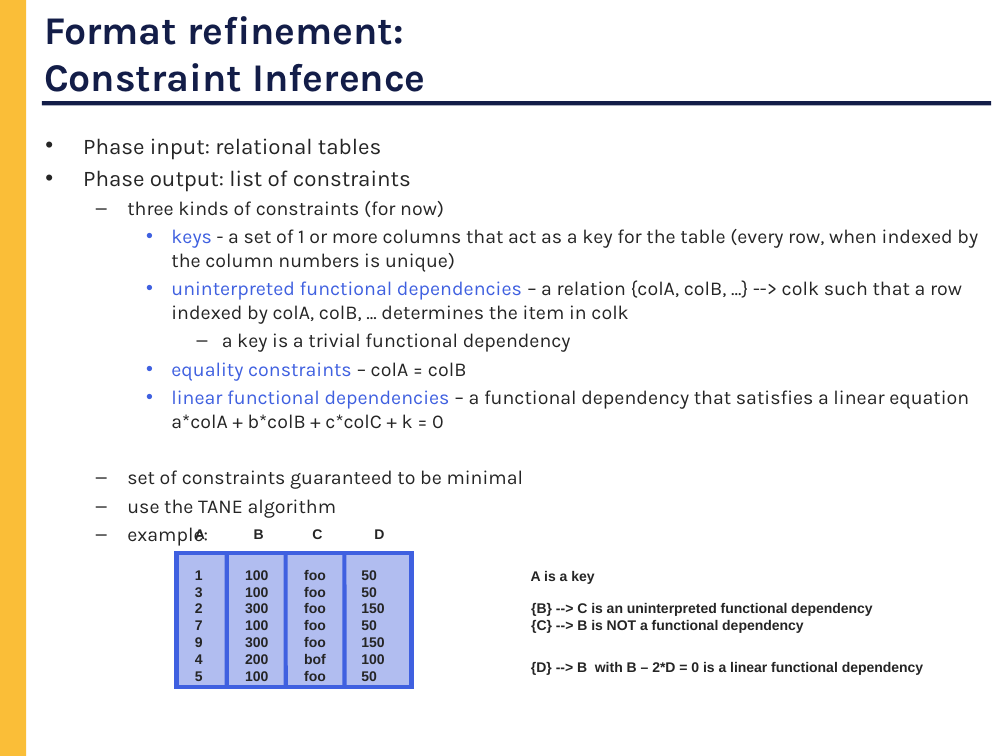
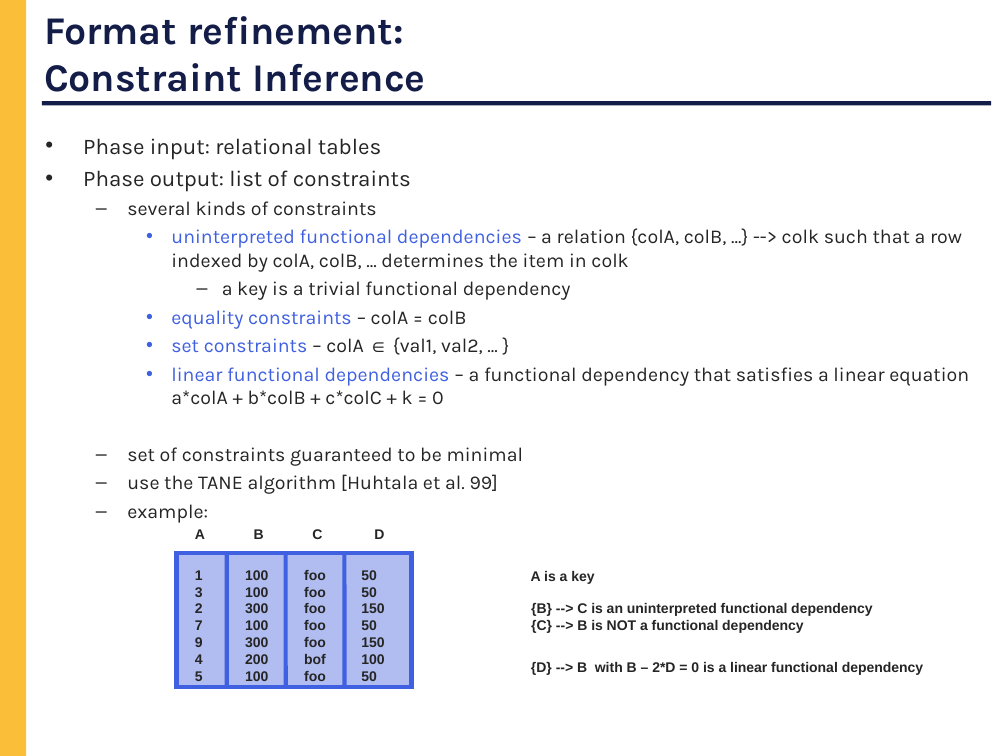
Before and after one commit to cornell-pl/forest, a slide deck: slide 39 of pads/Notes/DARPA/Kickoff.ppt. Drawn at 1008x756 pixels with LibreOffice and Linux fonts; fonts in the diff are those of the drawing. Boxes give left, top, right and bottom in pixels: in the first picture for what was removed or moved away, otherwise in the second. Text is boxed around its words. In the diff, an @@ line names an element or a change of style, - is before the commit and + after.

```diff
--- a/pads/Notes/DARPA/Kickoff.ppt
+++ b/pads/Notes/DARPA/Kickoff.ppt
@@ text at bbox=[127, 201, 377, 216]: text changed @@
-  – three kinds of constraints (for now)
-    • keys - a set of 1 or more columns that act as a key for the table (every row, when indexed by the column numbers is unique)
+  – several kinds of constraints
@@ text at bbox=[171, 337, 483, 355]: paragraph added @@
+    • set constraints – colA ∈ {val1, val2, ... }
@@ text at bbox=[127, 474, 498, 494]: text changed @@
-  – use the TANE algorithm
+  – use the TANE algorithm [Huhtala et al. 99]
```
Also in this commit, not shown: 10 other slides changed, 3 slides added, 3 slides removed.
